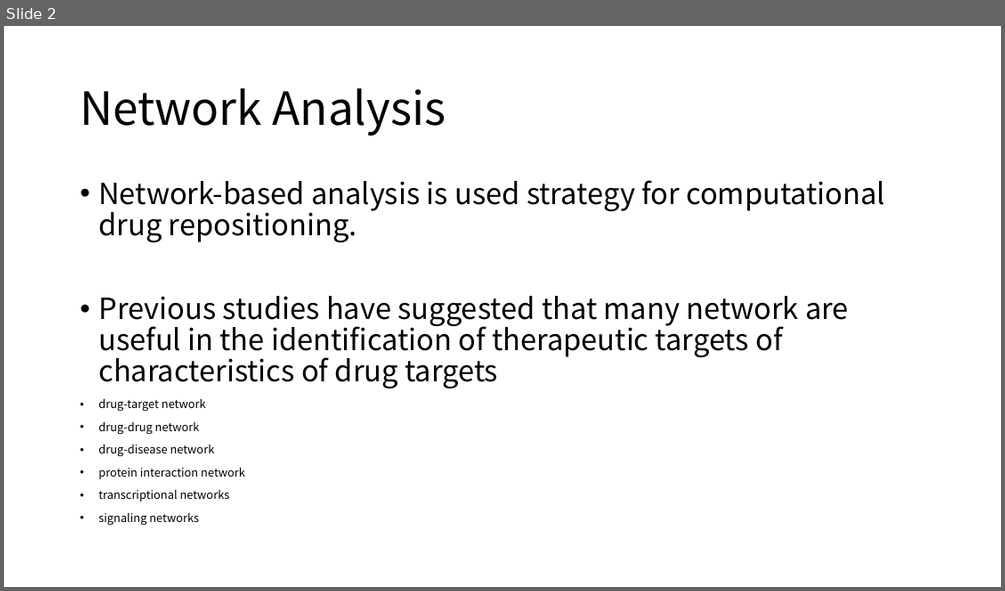
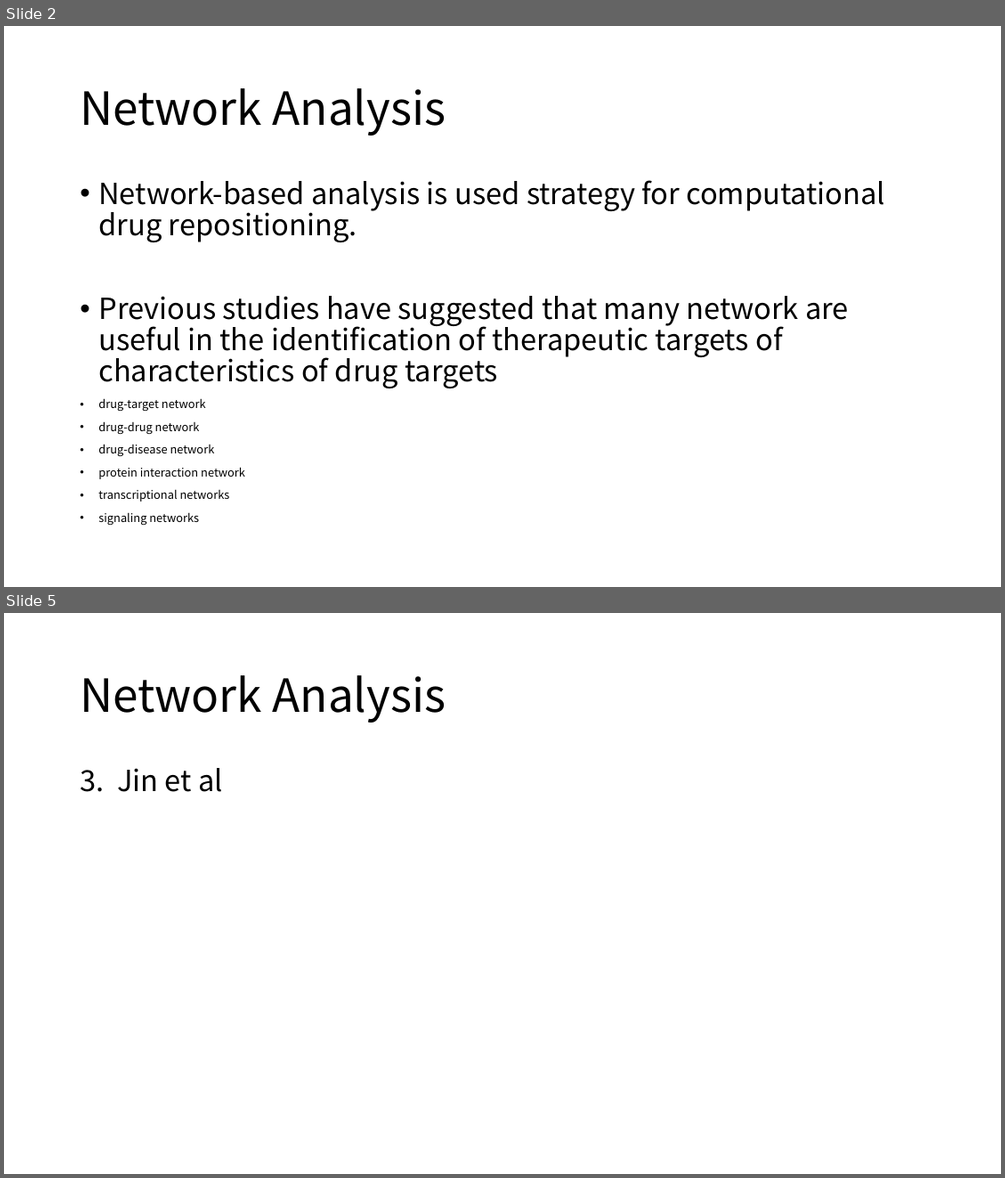
Before and after one commit to moklise/TIL, a slide deck: Review/[2] A Survey Off Current Trends In Computational Drug/A survey of current trends in computational drug.pptx. Shown one above the other, each under a label of ours: slide 2 before the commit, slides 2 and 5 after it; the slides between them are not shown. The pictures are 1005x591 and 1005x1178 pixels, drawn with LibreOffice and Linux fonts; fonts in the diff are those of the drawing. Boxes give left, top, right and bottom in pixels: in the first picture for what was removed or moved away, otherwise in the second. Text is boxed around its words. In the diff, an @@ line names an element or a change of style, - is before the commit and + after.

```diff
--- a/Review/[2] A Survey Off Current Trends In Computational Drug/A survey of current trends in computational drug.pptx
+++ b/Review/[2] A Survey Off Current Trends In Computational Drug/A survey of current trends in computational drug.pptx
@@ slide 5 added at (x1=4, y1=613, x2=1001, y2=1174), background #FFFFFF @@
@@ title added at (x1=80, y1=675, x2=446, y2=722), 44 pt, text #000000 @@
+Network Analysis
@@ text added at (x1=80, y1=768, x2=223, y2=792), 28 pt, text #000000 @@
+3. Jin et al
```
Also in this commit, not shown: 1 slide changed, 9 other slides added, 1 other file.
